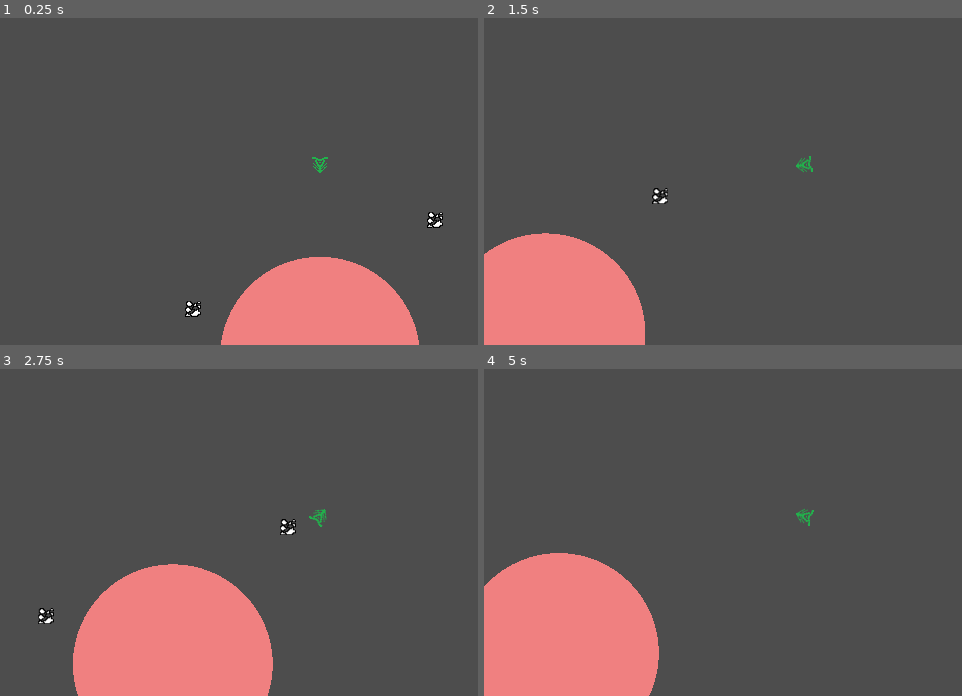
Above: before the commit, frames 1-4 (two rows, left to right).
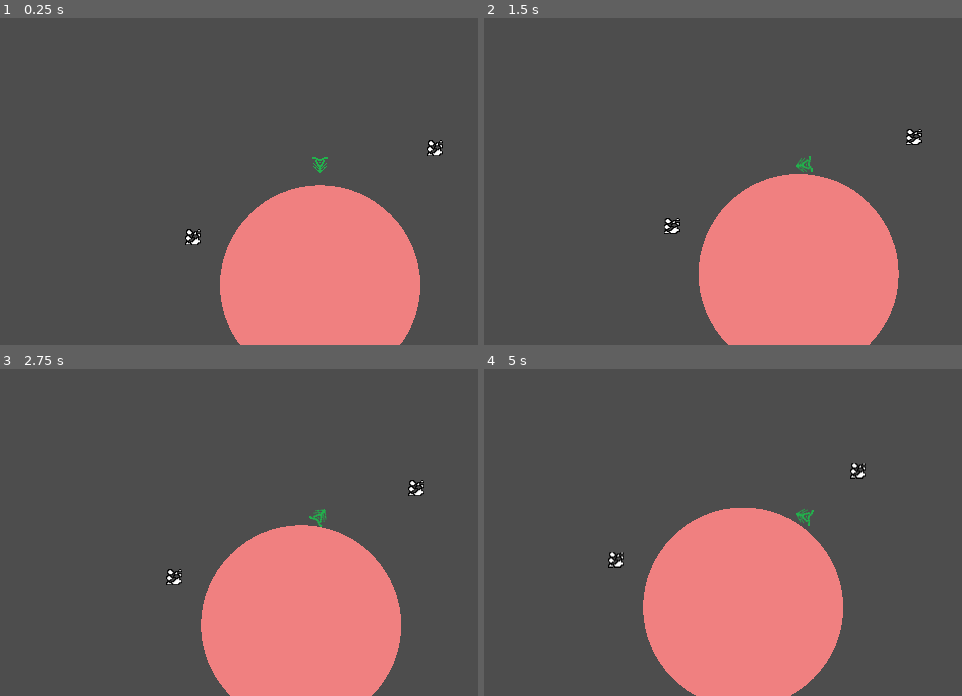
Above: after the commit, the same moments.

Repository: erenliving/UntitledDiggingGame
Game: Godot game, scene res://scenes/main.tscn
Two runs of this game, one before a commit and one after it. Both use one fixed random seed, a clock stepped at 60 frames per second and the inputs below.
Inputs (mouse positions are in pixels of both pictures, inside the frame that each line leads up to):
- Up to frame 1 (0.25 s): no input
- Up to frame 2 (1.5 s): move the mouse to (942, 145) at 0.52 s; hold Right (ui_right) from 0.53 s (still down); tap Up (ui_up) at 0.77 s; move the mouse to (675, 181) at 1.27 s
- Up to frame 3 (2.75 s): tap Up (ui_up) at 1.52 s; move the mouse to (382, 437) at 2.02 s; release Right (ui_right) at 2.03 s; hold Left (ui_left) from 2.03 s (still down)
- Up to frame 4 (5 s): move the mouse to (770, 588) at 2.77 s; release Left (ui_left) at 2.78 s; hold Right (ui_right) 2.78-4.28 s; tap Up (ui_up) at 3.02, 3.77, 4.52 s; move the mouse to (outside the picture) at 3.52 s; move the mouse to (613, 460) at 4.27 s; hold Left (ui_left) from 4.28 s (still down)

The runs differ from the first frame. In frame 1, 9.7% of the frame differs, in the area x 38-93%, y 37-100%; in frame 2, 28%; in frame 3, 24%; in frame 4, 33%, in the area x 0-80%, y 28-100%.

Commit message:
Adjust player gravity

Diff:
--- a/scripts/player.gd
+++ b/scripts/player.gd
@@ -25,7 +25,7 @@
 	# Add the gravity.
 	if not is_on_floor():
 		# TODO: use gravity project setting
-		velocity += (Vector2.ZERO - position) * 10 * delta
+		velocity += (Vector2.ZERO - position) * 2
 
 	var collision = move_and_collide(velocity * delta)
 	if collision:
@@ -33,6 +33,8 @@
 
 		if collision.get_collider() is Rock:
 			print("Player hit Rock")
+			# 1. Hit rock for damage
+			# 2. Take damage from rock
 			var rock = collision.get_collider()
 			# TODO: replace with player damage variable
 			rock.hit(1)
@@ -40,6 +42,8 @@
 			if HEALTH <= 0:
 				print("Player dead")
 				SignalBus.player_dead.emit()
+		elif collision.get_collider() is Core:
+			print("Player hit Core")
 
 func _on_rock_destroyed(rock_type: Global.RockType, resource_amount: int):
 	print("Player received rock destroyed for type ", rock_type, " and amount ", resource_amount)
